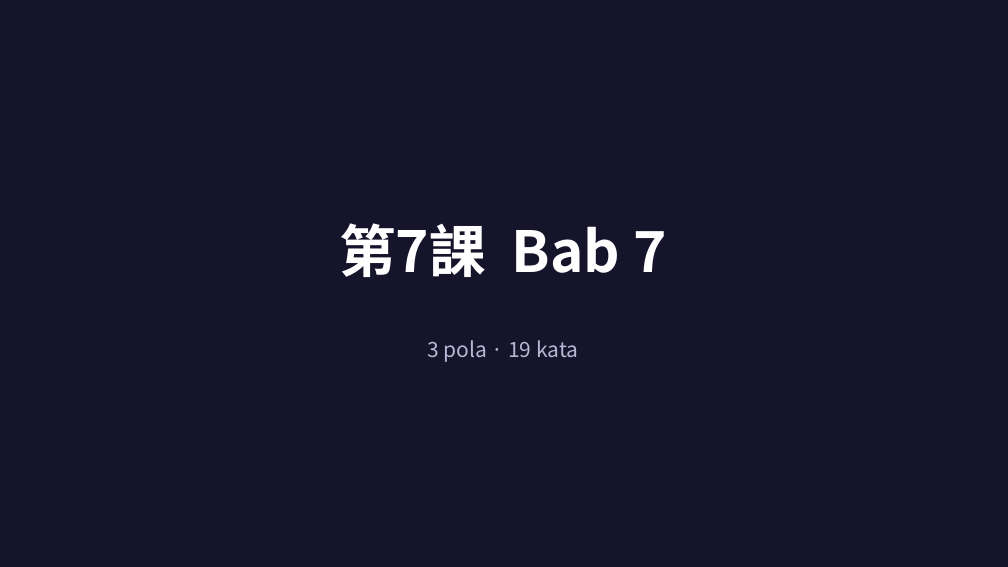
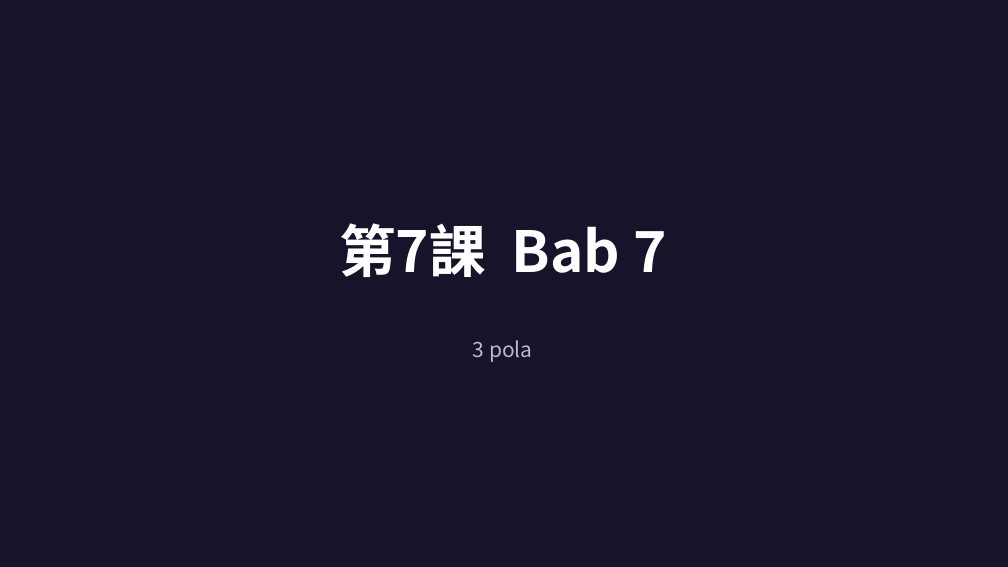
Before and after one commit to randitsmuhamad50-web/shirose-nihongo, a slide deck: slide 44 of data/jft/slide/ir2.pptx (slide 64 before the commit). Drawn at 1008x567 pixels with LibreOffice and Linux fonts; fonts in the diff are those of the drawing. Boxes give left, top, right and bottom in pixels: in the first picture for what was removed or moved away, otherwise in the second. Text is boxed around its words. In the diff, an @@ line names an element or a change of style, - is before the commit and + after.

```diff
--- a/data/jft/slide/ir2.pptx
+++ b/data/jft/slide/ir2.pptx
@@ text at bbox=[473, 340, 533, 362]: text changed @@
-3 pola · 19 kata
+3 pola
```
Also in this commit, not shown: 18 other slides changed, 61 slides removed, 5 other files.
